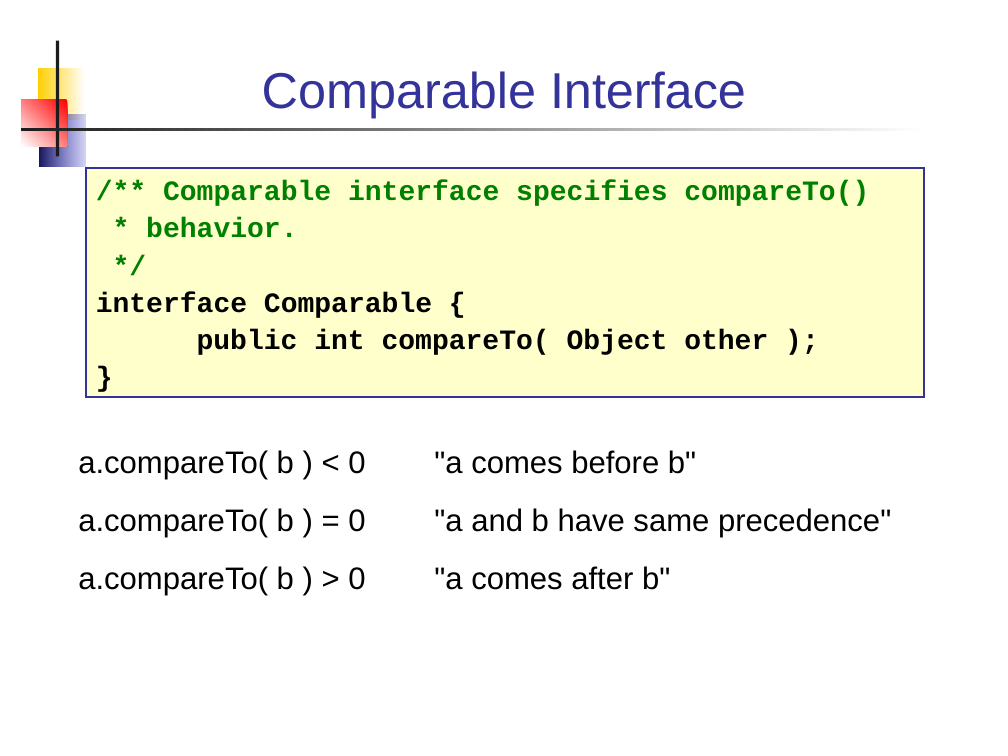
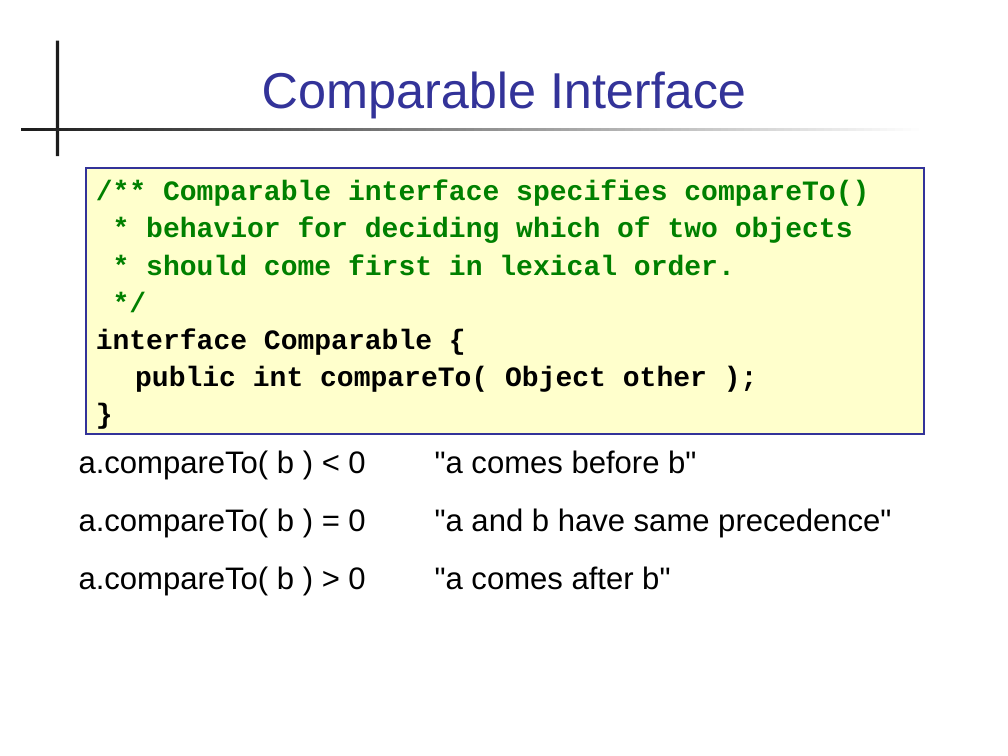
Before and after one commit to skeoop/skeoop.github.io, a slide deck: slide 23 of java-basics/09-Comparison.ppt. Drawn at 1008x756 pixels with LibreOffice and Linux fonts; fonts in the diff are those of the drawing. Boxes give left, top, right and bottom in pixels: in the first picture for what was removed or moved away, otherwise in the second. Text is boxed around its words. In the diff, an @@ line names an element or a change of style, - is before the commit and + after.

```diff
--- a/java-basics/09-Comparison.ppt
+++ b/java-basics/09-Comparison.ppt
@@ rectangle removed at [37,68,85,120] @@
@@ rectangle removed at [22,100,68,146] @@
@@ rectangle removed at [39,115,85,167] @@
@@ rectangle "/** Comparable interface specifies compareTo()": place and size @@
-rectangle "/** Comparable interface specifies compareTo()" at [86,167,923,397]
+rectangle "/** Comparable interface specifies compareTo()" at [86,167,923,433]
@@ text in rectangle at [146,218,853,276]: text changed @@
-* behavior.
+* behavior for deciding which of two objects
+* should come first in lexical order.
```
Also in this commit, not shown: 23 other slides changed, 2 slides added, 1 slide removed, 14 other files.
